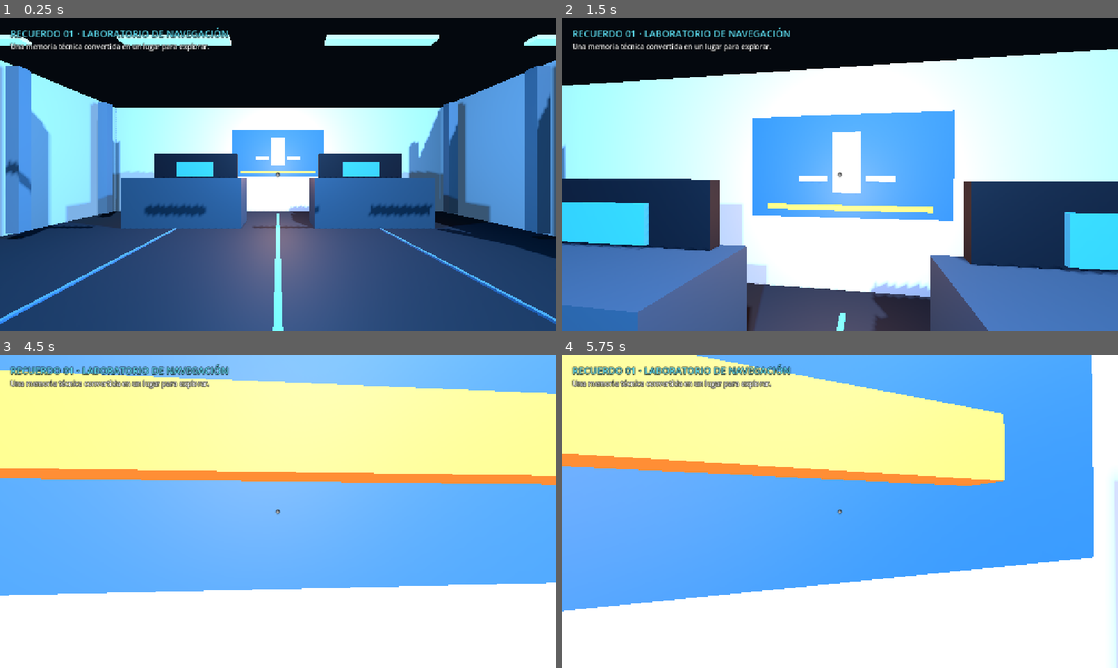
Above: before the commit, frames 1-4 (two rows, left to right).
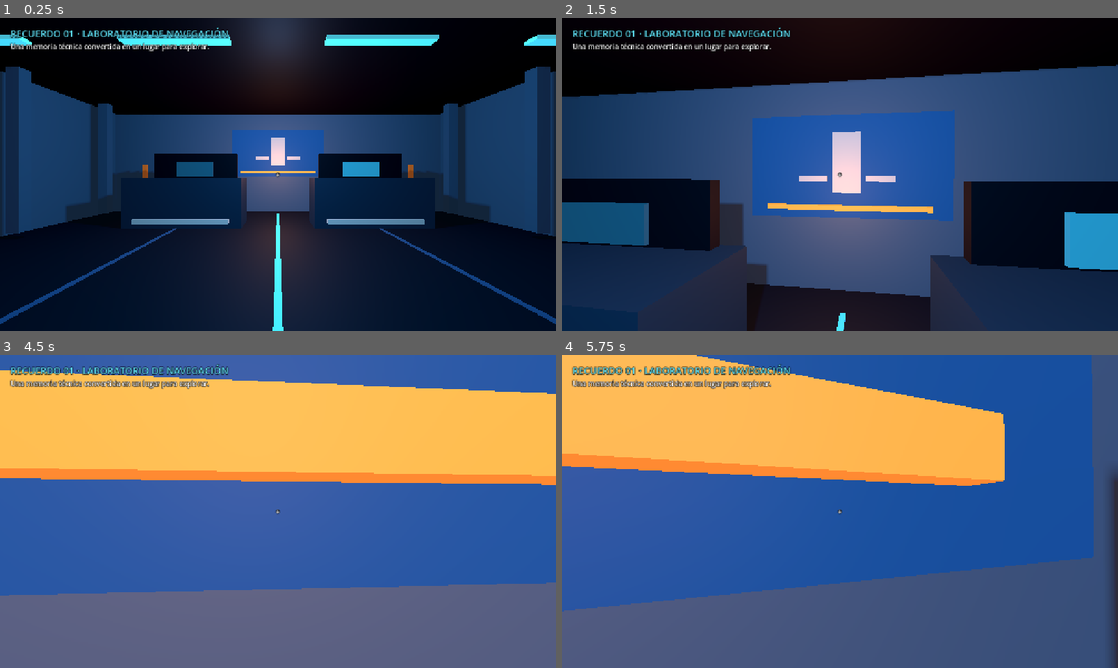
Above: after the commit, the same moments.

Repository: IDozy/starlightlegacy
Game: Godot game, scene res://levels/nasa_memory_01/nasa_memory_01.tscn
The game is run twice, just before and just after one commit, with the same random seed, the same clock (stepped at 60 frames per second) and the same inputs. This scene is started directly instead of the project's main scene.
Inputs (mouse positions are in pixels of both pictures, inside the frame that each line leads up to):
- Up to frame 1 (0.25 s): no input
- Up to frame 2 (1.5 s): tap Enter at 0.5, 1.35 s; move the mouse to (867, 174) at 0.52 s; hold W from 0.53 s (still down); tap E at 0.6 s; click (867, 174) at 0.67 s; tap Space at 0.77 s; move the mouse to (812, 174) at 1.27 s
- Up to frame 3 (4.5 s): keep holding W; tap Space at 1.52, 2.75, 3.02, 3.77, 4.25 s; move the mouse to (289, 505) at 2.02 s; tap K at 2.1, 4.35 s; move the mouse to (272, 517) at 2.77 s; tap E at 2.85 s; click (272, 517) at 2.92 s; tap Enter at 3.5, 3.6 s; move the mouse to (316, 514) at 3.52 s; move the mouse to (233, 508) at 4.27 s
- Up to frame 4 (5.75 s): keep holding W; tap Space at 4.52 s; move the mouse to (845, 511) at 5.02 s; tap E at 5.1 s; click (845, 511) at 5.17 s

The runs differ from the first frame. In frame 1, 78% of the frame differs, in the area x 0-100%, y 0-100%; in frame 2, 84%; in frame 3, 96%; in frame 4, 97%.

Commit message:
style: reduce memory overexposure and add warm contrast

Diff:
--- a/levels/nasa_memory_01/nasa_memory_01.gd
+++ b/levels/nasa_memory_01/nasa_memory_01.gd
@@ -3,7 +3,7 @@
 const SCENE_PORTAL := preload("res://systems/navigation/scene_portal.tscn")
 
 const FLOOR_COLOR := Color(0.10, 0.13, 0.16)
-const WALL_COLOR := Color(0.60, 0.67, 0.70)
+const WALL_COLOR := Color(0.34, 0.42, 0.48)
 const CONSOLE_COLOR := Color(0.16, 0.23, 0.28)
 const PANEL_COLOR := Color(0.035, 0.075, 0.10)
 const BLUE_ACCENT := Color(0.20, 0.60, 0.92)
@@ -36,7 +36,7 @@
 	environment.background_color = Color(0.015, 0.030, 0.055)
 	environment.ambient_light_source = Environment.AMBIENT_SOURCE_COLOR
 	environment.ambient_light_color = Color(0.45, 0.60, 0.76)
-	environment.ambient_light_energy = 0.72
+	environment.ambient_light_energy = 0.38
 	world_environment.environment = environment
 	add_child(world_environment)
 
@@ -44,7 +44,7 @@
 	key_light.name = "MemoryKeyLight"
 	key_light.rotation_degrees = Vector3(-48.0, 28.0, 0.0)
 	key_light.light_color = Color(0.72, 0.84, 1.0)
-	key_light.light_energy = 1.08
+	key_light.light_energy = 0.62
 	key_light.shadow_enabled = true
 	add_child(key_light)
 
@@ -52,7 +52,7 @@
 	cool_fill.name = "CoolLabFill"
 	cool_fill.position = Vector3(0.0, 3.2, -1.5)
 	cool_fill.omni_range = 11.0
-	cool_fill.light_energy = 4.0
+	cool_fill.light_energy = 1.55
 	cool_fill.light_color = Color(0.38, 0.68, 1.0)
 	cool_fill.shadow_enabled = true
 	add_child(cool_fill)
@@ -61,7 +61,7 @@
 	warm_memory.name = "WarmMemoryAccent"
 	warm_memory.position = Vector3(0.0, 1.9, -4.8)
 	warm_memory.omni_range = 7.0
-	warm_memory.light_energy = 2.4
+	warm_memory.light_energy = 0.95
 	warm_memory.light_color = Color(1.0, 0.52, 0.25)
 	add_child(warm_memory)
 
@@ -71,6 +71,7 @@
 	_create_box("BackWall", Vector3(0, 2.2, -6), Vector3(14, 4.4, 0.2), WALL_COLOR)
 	_create_box("LeftWall", Vector3(-7, 2.2, 0), Vector3(0.2, 4.4, 12), WALL_COLOR)
 	_create_box("RightWall", Vector3(7, 2.2, 0), Vector3(0.2, 4.4, 12), WALL_COLOR)
+	_create_box("Ceiling", Vector3(0, 4.22, 0), Vector3(14, 0.18, 12), Color(0.025, 0.045, 0.070), false)
 
 	# Floor guide lines visually pull the player toward the control consoles.
 	_create_box("CenterGuide", Vector3(0, 0.015, -0.7), Vector3(0.10, 0.03, 9.0), BLUE_ACCENT, false, 1.1)
@@ -83,7 +84,7 @@
 	_create_box("PanelLeft", Vector3(-2.75, 1.58, -4.08), Vector3(2.75, 1.32, 0.16), PANEL_COLOR)
 	_create_box("PanelRight", Vector3(2.75, 1.58, -4.08), Vector3(2.75, 1.32, 0.16), PANEL_COLOR)
 
-	_create_box("ScreenLeft", Vector3(-2.75, 1.72, -3.98), Vector3(1.18, 0.48, 0.06), Color(0.08, 0.28, 0.34), false, 1.7)
+	_create_box("ScreenLeft", Vector3(-2.75, 1.72, -3.98), Vector3(1.18, 0.48, 0.06), Color(0.07, 0.22, 0.28), false, 1.05)
 	_create_box("ScreenRight", Vector3(2.75, 1.72, -3.98), Vector3(1.18, 0.48, 0.06), Color(0.08, 0.28, 0.34), false, 1.7)
 
 	for x in [-3.80, -3.25, -2.25, -1.70, 1.70, 2.25, 3.25, 3.80]:
@@ -93,7 +94,7 @@
 			Vector3(0.14, 0.14, 0.06),
 			ORANGE_ACCENT,
 			false,
-			2.0
+			1.15
 		)
 
 	# Bright ceiling bars create the clean, dreamlike NASA-memory silhouette.
@@ -104,7 +105,7 @@
 			Vector3(1.7, 0.06, 0.18),
 			CYAN_ACCENT,
 			false,
-			1.65
+			0.75
 		)
 
 	# Back wall becomes a graphic mission-display wall instead of a flat grey rectangle.
@@ -113,6 +114,12 @@
 	_create_box("MissionCore", Vector3(0.0, 2.52, -5.78), Vector3(0.55, 1.15, 0.07), CREAM_COLOR, false)
 	_create_box("MissionWingLeft", Vector3(-0.64, 2.22, -5.77), Vector3(0.55, 0.12, 0.07), CREAM_COLOR, false)
 	_create_box("MissionWingRight", Vector3(0.64, 2.22, -5.77), Vector3(0.55, 0.12, 0.07), CREAM_COLOR, false)
+
+	# Warm accents keep the memory from collapsing into a single blue value.
+	_create_box("LeftOrangeTrim", Vector3(-5.55, 1.15, -5.72), Vector3(0.18, 1.65, 0.06), ORANGE_ACCENT, false, 0.45)
+	_create_box("RightOrangeTrim", Vector3(5.55, 1.15, -5.72), Vector3(0.18, 1.65, 0.06), ORANGE_ACCENT, false, 0.45)
+	_create_box("ConsoleCreamLeft", Vector3(-2.75, 0.22, -3.00), Vector3(2.7, 0.12, 0.16), CREAM_COLOR, false)
+	_create_box("ConsoleCreamRight", Vector3(2.75, 0.22, -3.00), Vector3(2.7, 0.12, 0.16), CREAM_COLOR, false)
 
 	# Chunky side frames give the room a grander, cinematic scale with very cheap geometry.
 	for z in [-4.7, -2.2, 0.3, 2.8]:
